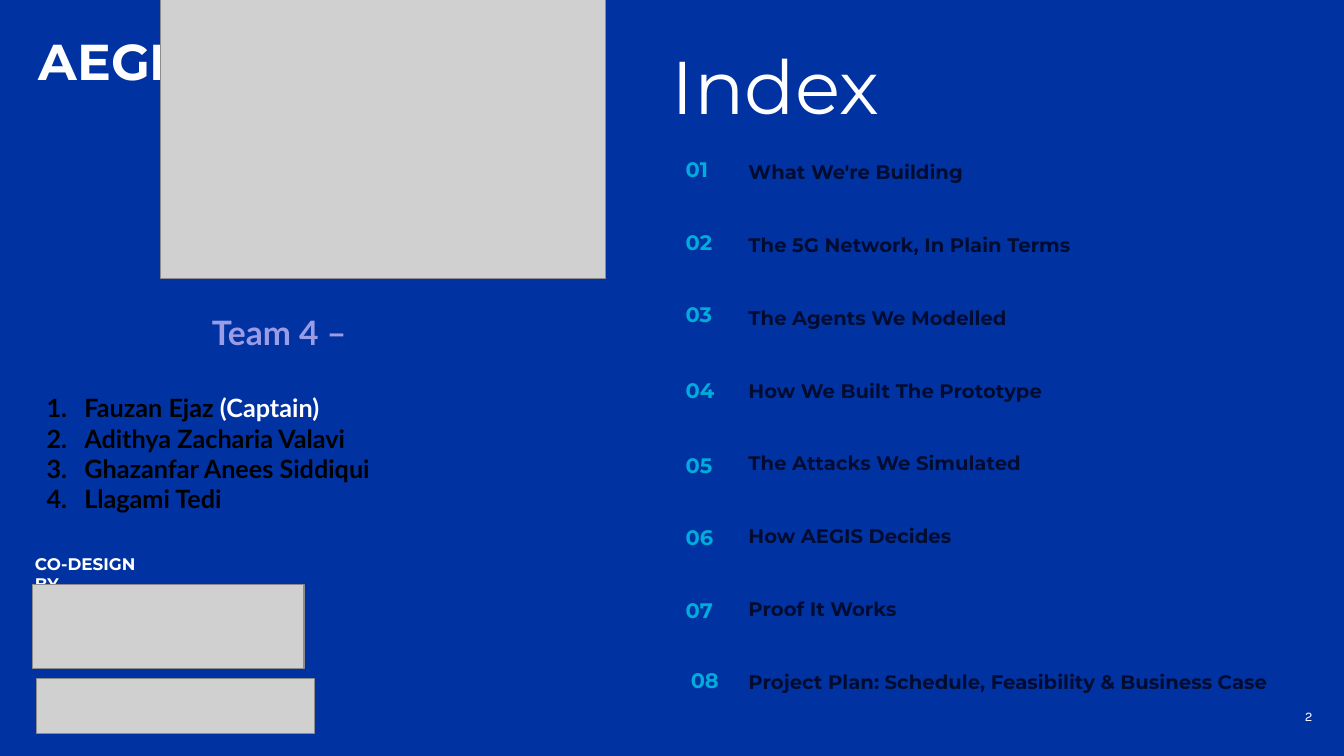
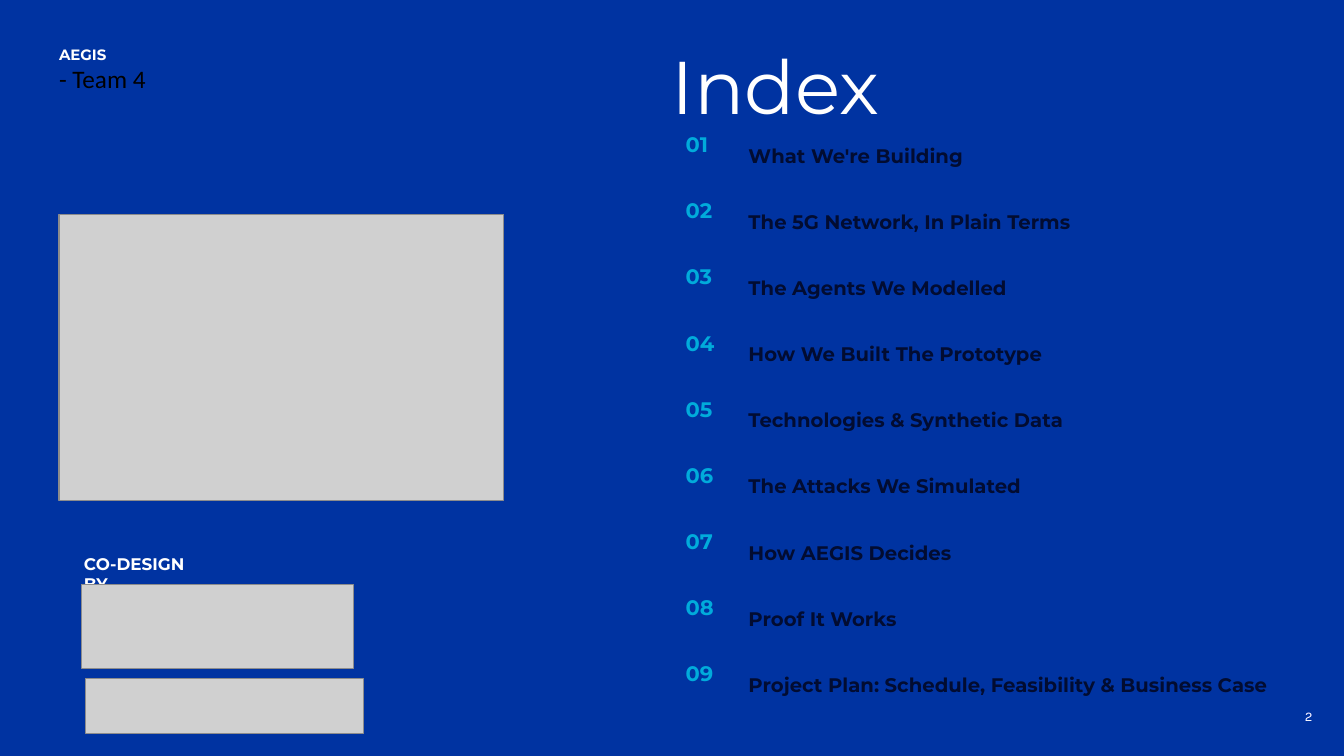
Before and after one commit to fauzan111/AEGIS, a slide deck: slide 2 of slides/AEGIS_Gate1_Official.pptx. Drawn at 1344x756 pixels with LibreOffice and Linux fonts; fonts in the diff are those of the drawing; grey boxes stand for pictures. Boxes give left, top, right and bottom in pixels: in the first picture for what was removed or moved away, otherwise in the second. Text is boxed around its words. In the diff, an @@ line names an element or a change of style, - is before the commit and + after.

```diff
--- a/slides/AEGIS_Gate1_Official.pptx
+++ b/slides/AEGIS_Gate1_Official.pptx
@@ text at <box>59,49,106,61</box>: size 36 to 10.7 pt in "AEGIS" @@
@@ text "AEGIS": place and size @@
-text "AEGIS" at <box>39,32,199,93</box>
+text "AEGIS" at <box>59,49,146,88</box>
@@ text at <box>72,72,146,88</box>: paragraph added @@
+- Team 4
@@ text "01": place and size @@
-text "01" at <box>686,162,708,177</box>
+text "01" at <box>686,137,708,152</box>
@@ text "What We're Building": place and size @@
-text "What We're Building" at <box>748,163,963,183</box>
+text "What We're Building" at <box>748,147,963,167</box>
@@ text "02": place and size @@
-text "02" at <box>686,235,713,250</box>
+text "02" at <box>686,203,713,218</box>
@@ text "The 5G Network, In Plain ...": place and size @@
-text "The 5G Network, In Plain ..." at <box>748,236,1070,255</box>
+text "The 5G Network, In Plain ..." at <box>748,213,1070,232</box>
@@ picture: place and size @@
-picture at <box>161,0,606,279</box>
+picture at <box>59,215,504,501</box>
@@ text "03": place and size @@
-text "03" at <box>686,307,712,322</box>
+text "03" at <box>686,269,712,284</box>
@@ text "The Agents We Modelled": place and size @@
-text "The Agents We Modelled" at <box>748,310,1006,329</box>
+text "The Agents We Modelled" at <box>748,280,1006,299</box>
@@ text removed at <box>84,320,370,513</box> @@
-Team 4 –
-1. Fauzan Ejaz (Captain)
-2. Adithya Zacharia Valavi
-3. Ghazanfar Anees Siddiqui
-4. Llagami Tedi
@@ text "04": place and size @@
-text "04" at <box>686,383,715,398</box>
+text "04" at <box>686,336,715,351</box>
@@ text "How We Built The Prototype": place and size @@
-text "How We Built The Prototype" at <box>748,383,1041,402</box>
+text "How We Built The Prototype" at <box>748,346,1041,365</box>
@@ text "05": place and size @@
-text "05" at <box>686,458,713,473</box>
+text "05" at <box>686,402,713,417</box>
@@ text added at <box>748,411,1063,431</box>, 14 pt, text #020C31, bold @@
+Technologies & Synthetic Data
@@ text "06": place and size @@
-text "06" at <box>686,530,714,545</box>
+text "06" at <box>686,468,714,483</box>
@@ text "The Attacks We Simulated": place and size @@
-text "The Attacks We Simulated" at <box>748,454,1021,470</box>
+text "The Attacks We Simulated" at <box>748,477,1021,493</box>
@@ text "07": place and size @@
-text "07" at <box>686,603,713,618</box>
+text "07" at <box>686,534,713,549</box>
@@ text "How AEGIS Decides": place and size @@
-text "How AEGIS Decides" at <box>748,527,951,543</box>
+text "How AEGIS Decides" at <box>748,544,951,560</box>
@@ 2 pictures, 1 text: place and size @@
-2 pictures, 1 text at <box>32,558,315,734</box>
+2 pictures, 1 text at <box>82,558,364,734</box>
@@ text "08": place and size @@
-text "08" at <box>691,673,719,688</box>
+text "08" at <box>686,600,714,615</box>
@@ text "Proof It Works": place and size @@
-text "Proof It Works" at <box>748,601,896,616</box>
+text "Proof It Works" at <box>748,611,896,626</box>
@@ text added at <box>686,666,714,681</box>, 15 pt, text #01ABDB, bold @@
+09
```
Also in this commit, not shown: 13 other slides changed, 1 slide added, 3 other files.
